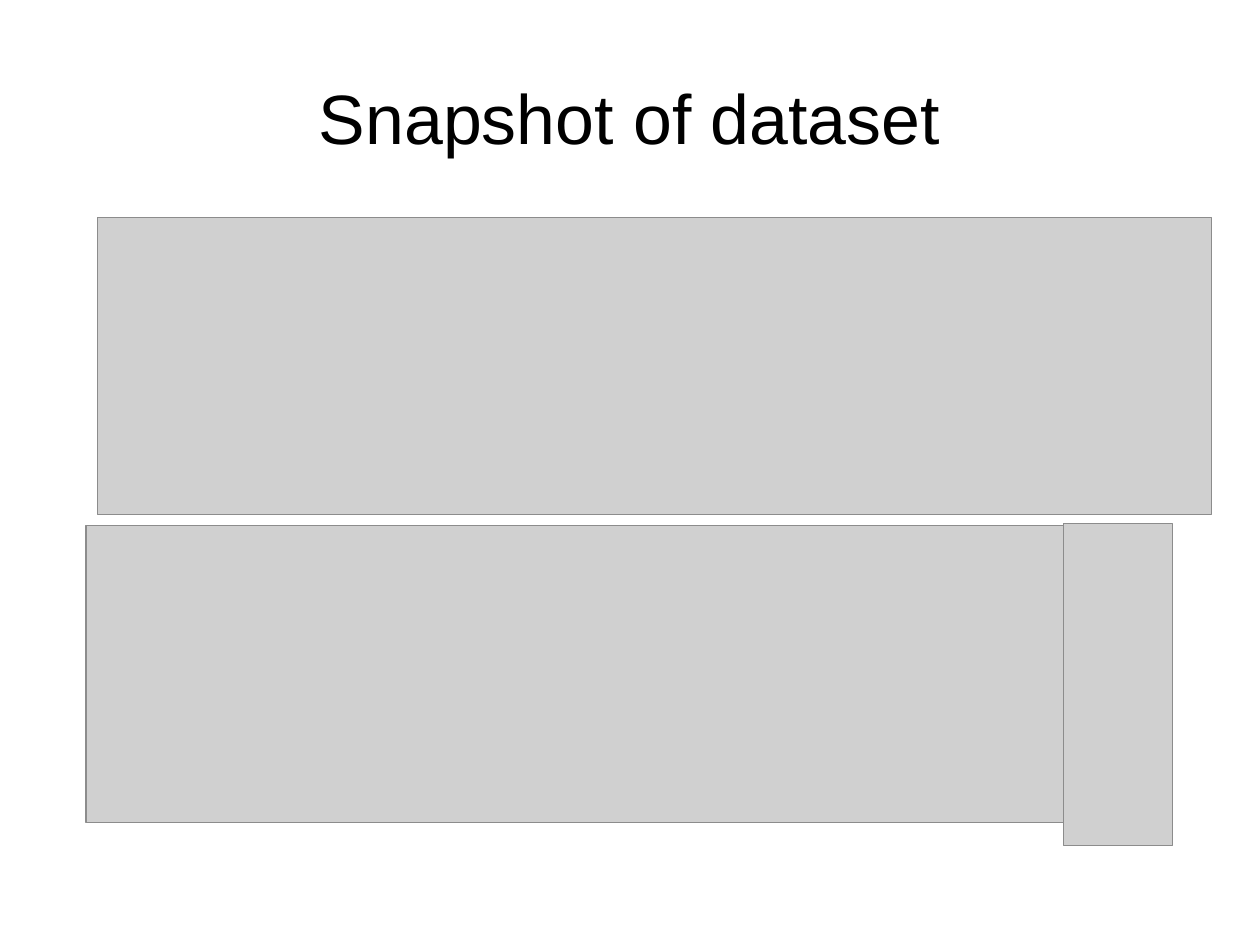
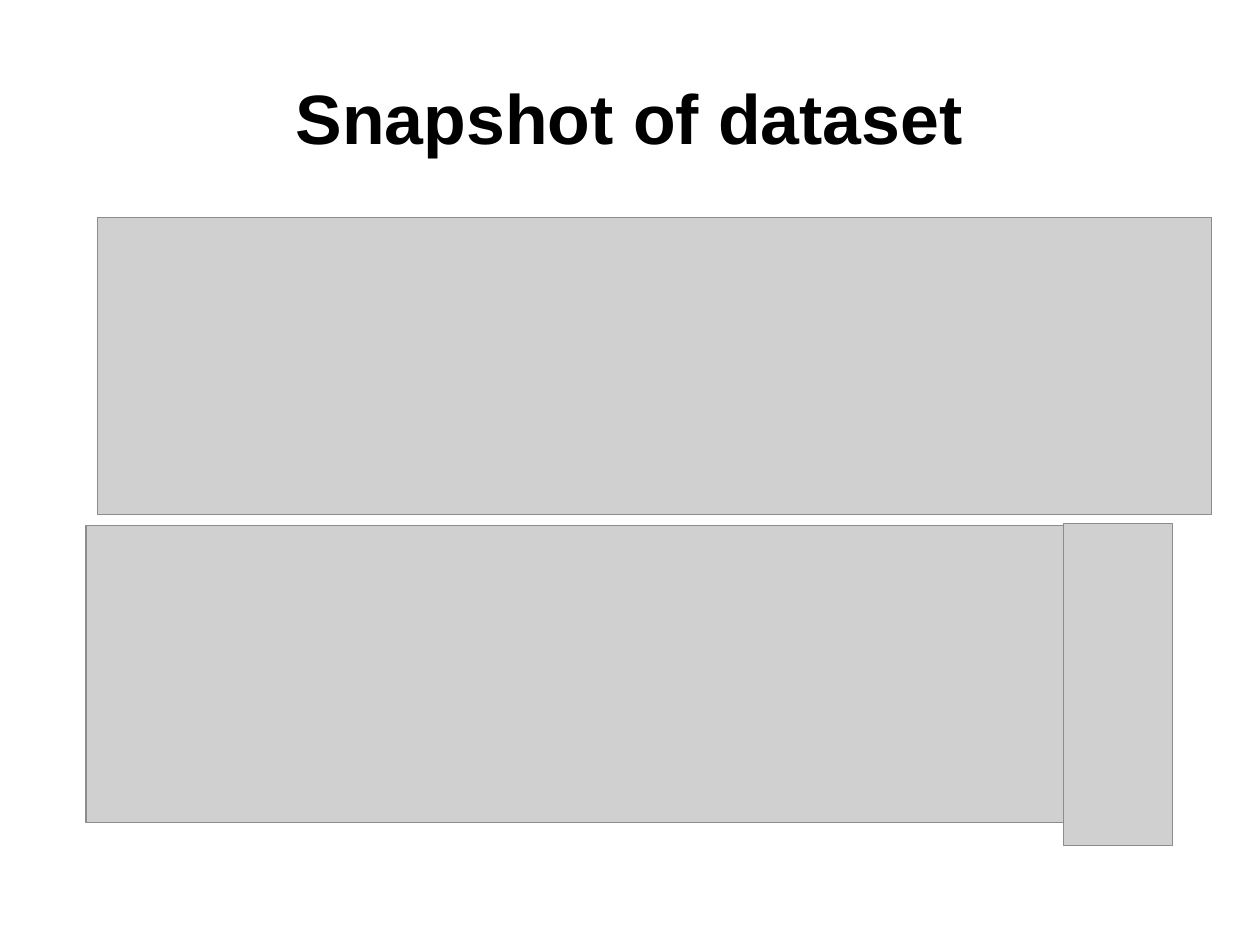
Before and after one commit to leexa90/ML_course_BII, a slide deck: slide 12 of opening_slides.odp (slide 9 before the commit). Drawn at 1260x945 pixels with LibreOffice and Linux fonts; fonts in the diff are those of the drawing; grey boxes stand for pictures. Boxes give left, top, right and bottom in pixels: in the first picture for what was removed or moved away, otherwise in the second. Text is boxed around its words. In the diff, an @@ line names an element or a change of style, - is before the commit and + after.

```diff
--- a/opening_slides.odp
+++ b/opening_slides.odp
@@ title "Snapshot of dataset" at (x1=296, y1=93, x2=962, y2=157): bold on @@
```
Also in this commit, not shown: 10 other slides changed, 10 slides added.
